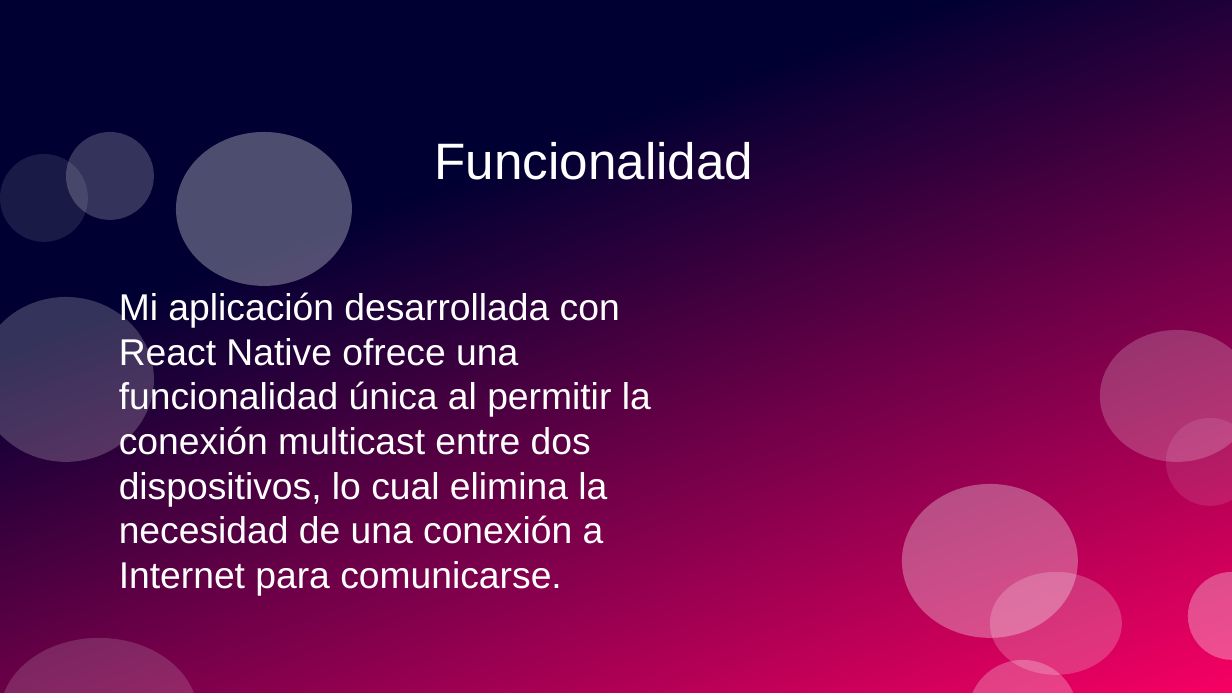
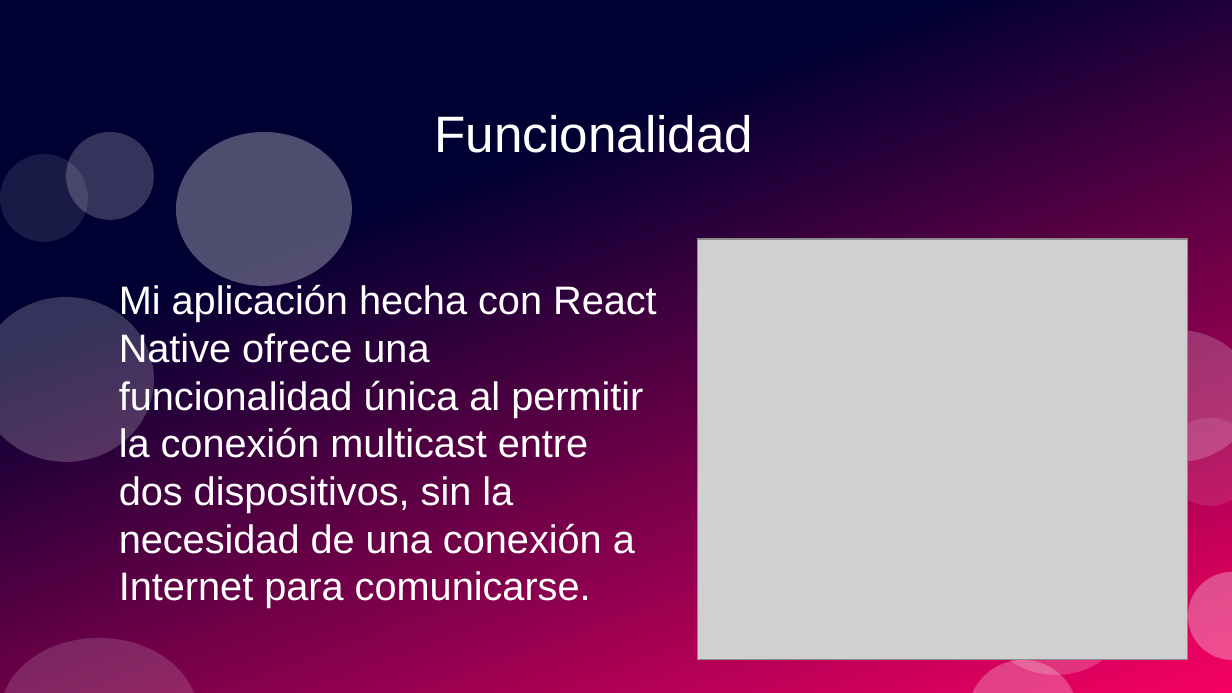
Before and after one commit to Guillermo750/integracion-dam, a slide deck: slide 3 of Defensa/Presentación/ReactNativeApp.odp. Drawn at 1232x693 pixels with LibreOffice and Linux fonts; fonts in the diff are those of the drawing; grey boxes stand for pictures. Boxes give left, top, right and bottom in pixels: in the first picture for what was removed or moved away, otherwise in the second. Text is boxed around its words. In the diff, an @@ line names an element or a change of style, - is before the commit and + after.

```diff
--- a/Defensa/Presentación/ReactNativeApp.odp
+++ b/Defensa/Presentación/ReactNativeApp.odp
@@ title "Funcionalidad": place and size @@
-title "Funcionalidad" at box(434, 142, 753, 180)
+title "Funcionalidad" at box(434, 115, 753, 153)
@@ picture added at box(698, 239, 1188, 661) @@
@@ text at box(119, 283, 657, 608): text changed; size 24 to 25.6 pt @@
-Mi aplicación desarrollada con React Native ofrece una funcionalidad única al permitir la conexión multicast entre dos dispositivos, lo cual elimina la necesidad de una conexión a Internet para comunicarse.
+Mi aplicación hecha con React Native ofrece una funcionalidad única al permitir la conexión multicast entre dos dispositivos, sin la necesidad de una conexión a Internet para comunicarse.
@@ ellipse removed at box(902, 484, 1078, 638) @@
```
Also in this commit, not shown: 6 other slides changed, 1 other file.
